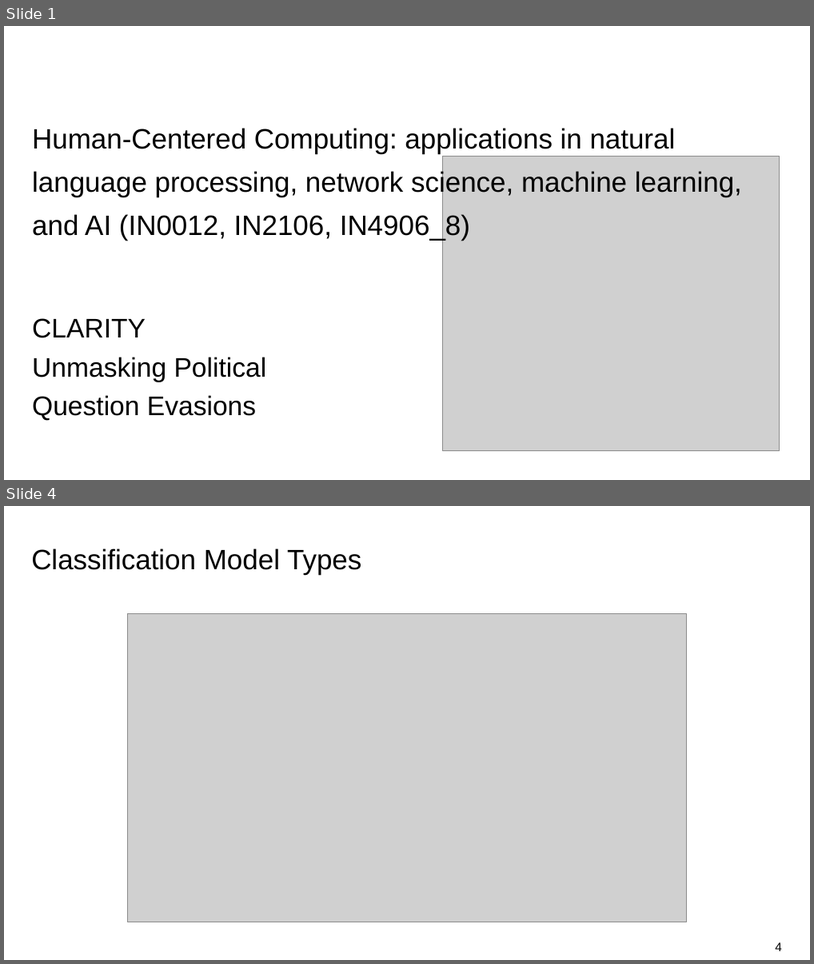
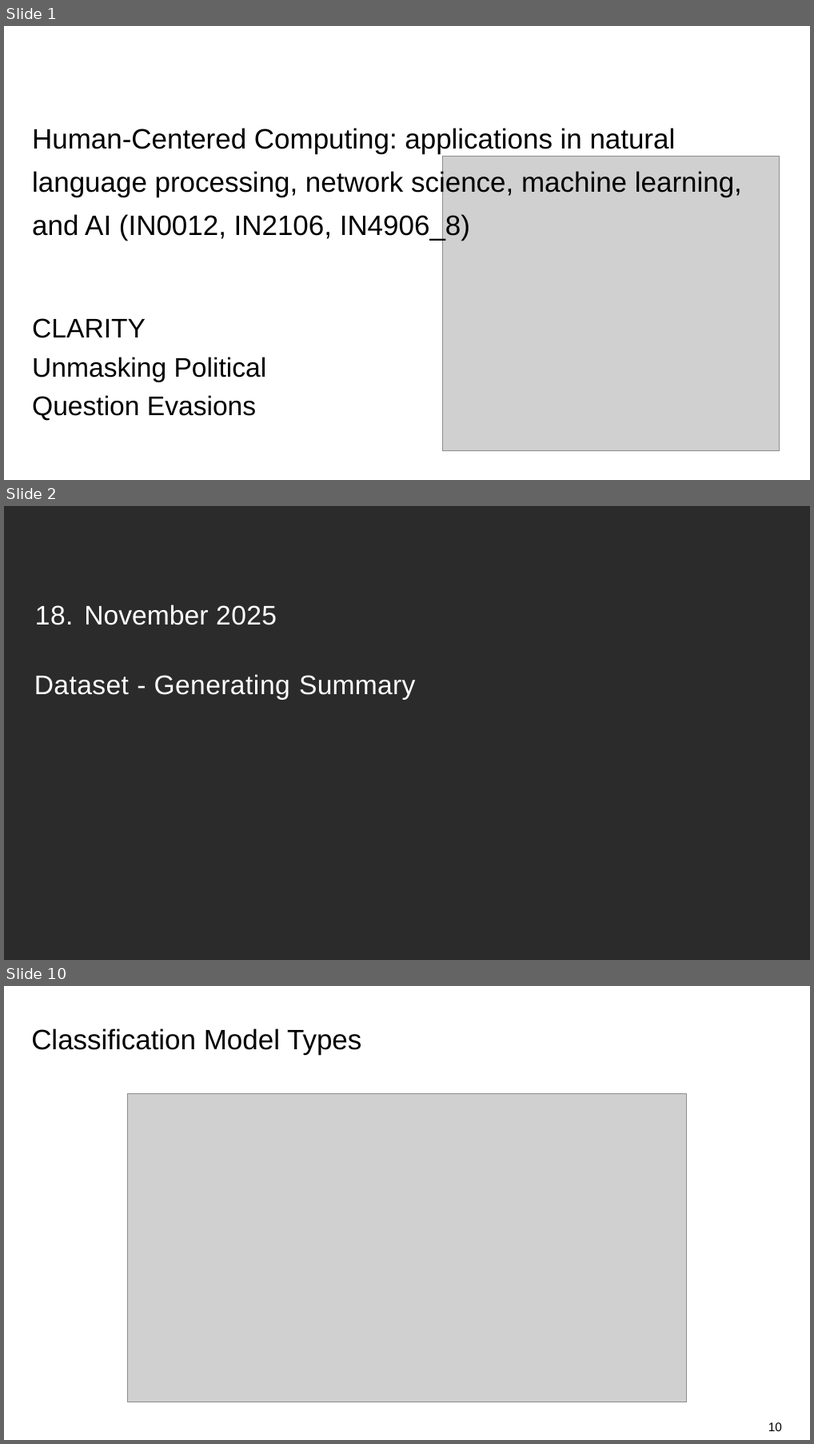
Before and after one commit to omarelbeltagy/clarity, a slide deck: assets/presentation/03 - Pipeline and Initial Experiments.pptx. Shown one above the other, each under a label of ours: slides 1 and 4 before the commit, slides 1, 2 and 10 after it; the slides between them are not shown. The pictures are 814x964 and 814x1444 pixels, drawn with LibreOffice and Linux fonts; fonts in the diff are those of the drawing; grey boxes stand for pictures; background and template pictures are left out; a plain dark background stands for a picture behind light text. Boxes give left, top, right and bottom in pixels: in the first picture for what was removed or moved away, otherwise in the second. Text is boxed around its words. In the diff, an @@ line names an element or a change of style, - is before the commit and + after.

```diff
--- a/assets/presentation/03 - Pipeline and Initial Experiments.pptx
+++ b/assets/presentation/03 - Pipeline and Initial Experiments.pptx
@@ slide 2 added at (4, 506, 810, 960), background picture (left out) @@
@@ text added at (34, 604, 415, 700), 24 pt, text #FFFFFF @@
+18. November 2025
+Dataset - Generating Summary
@@ what was slide 4 is now slide 10 @@
@@ page number at (769, 1422, 782, 1431): text changed @@
-4
+10
```
Also in this commit, not shown: 4 slides changed, 7 other slides added, 6 slides removed.
